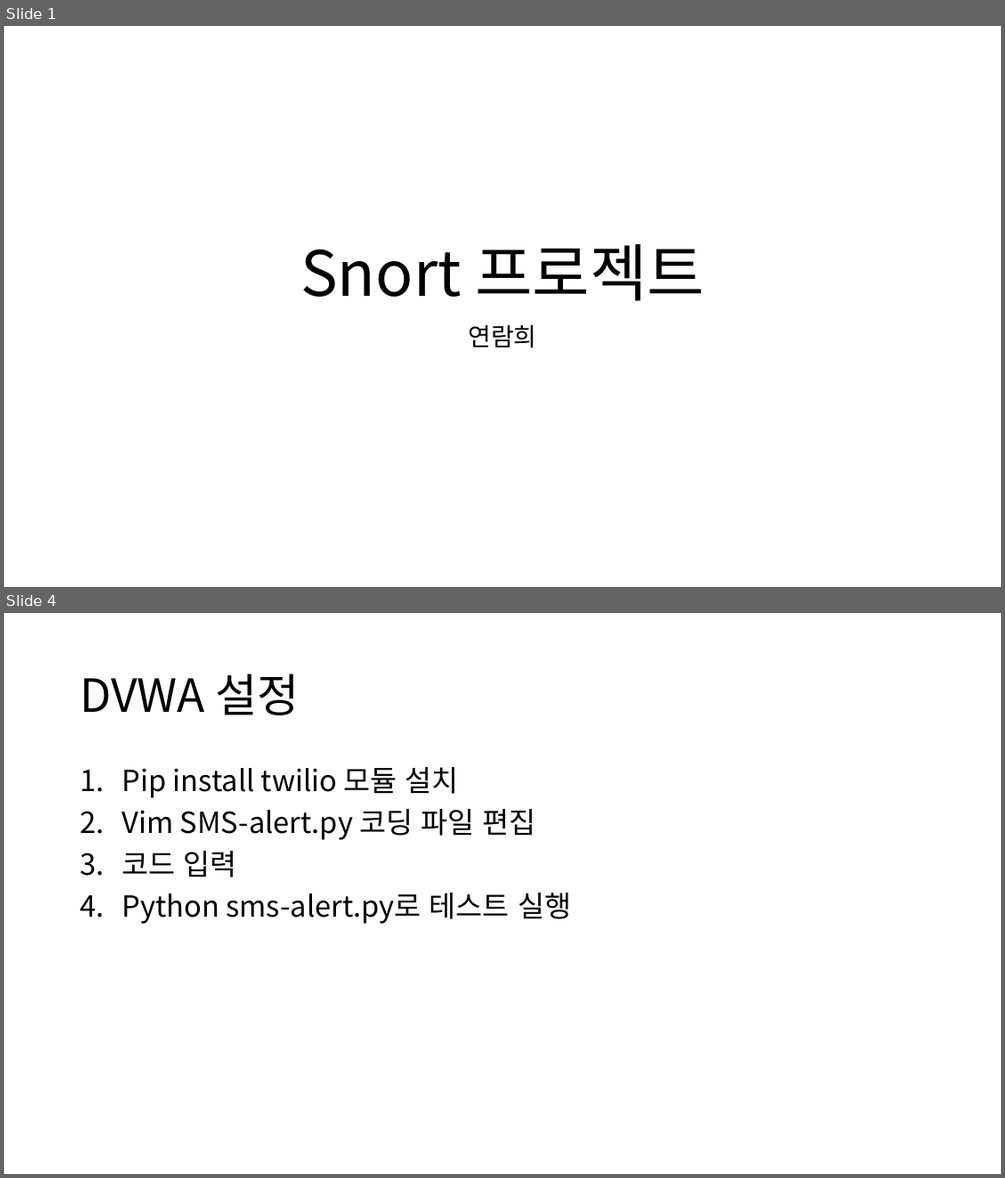
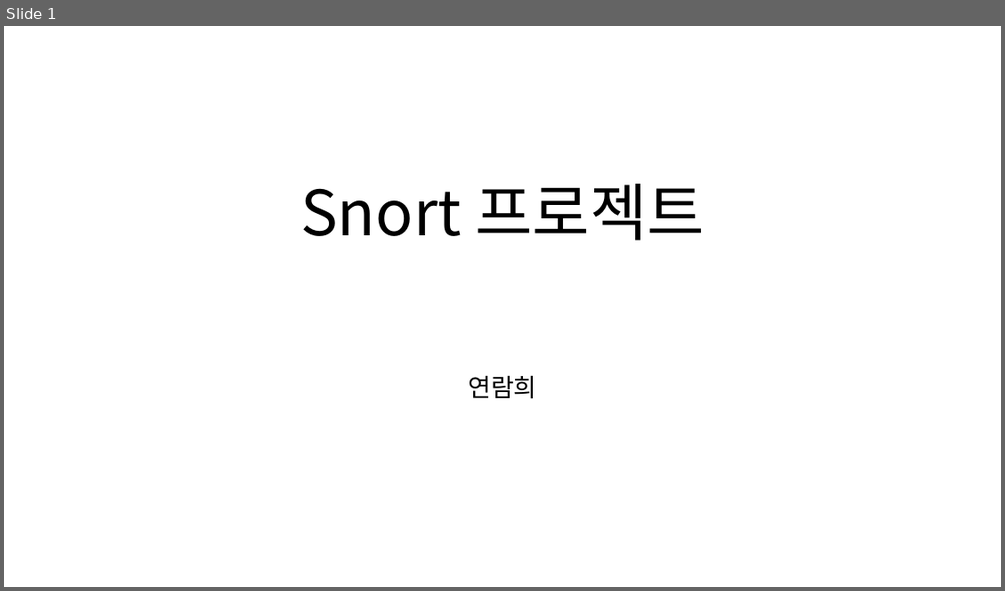
Before and after one commit to ramieeee/self_learning, a slide deck: semi_projects/보안탐지 및 SMS 알람/snort 프로젝트.pptx. Shown one above the other, each under a label of ours: slides 1 and 4 before the commit, slide 1 after it; the slides between them are not shown. The pictures are 1005x1178 and 1005x591 pixels, drawn with LibreOffice and Linux fonts; fonts in the diff are those of the drawing. Boxes give left, top, right and bottom in pixels: in the first picture for what was removed or moved away, otherwise in the second. Text is boxed around its words. In the diff, an @@ line names an element or a change of style, - is before the commit and + after.

Commit message:
Update alert SMS ppt

```diff
--- a/semi_projects/보안탐지 및 SMS 알람/snort 프로젝트.pptx
+++ b/semi_projects/보안탐지 및 SMS 알람/snort 프로젝트.pptx
@@ slide 4 removed at (4, 613, 1001, 1174), background #FFFFFF @@
@@ title removed at (80, 674, 299, 715) @@
-DVWA 설정
@@ text removed at (122, 767, 571, 924) @@
-1. Pip install twilio 모듈 설치
-2. Vim SMS-alert.py 코딩 파일 편집
-3. 코드 입력
-4. Python sms-alert.py로 테스트 실행
@@ slide 1 changed as well @@
@@ title "Snort 프로젝트" at (300, 184, 704, 240): vertical alignment bottom to middle @@
@@ subtitle "연람희" at (468, 375, 536, 399): vertical alignment top to middle @@
```
Also in this commit, not shown: 2 other slides changed, 12 slides added, 2 other slides removed.
